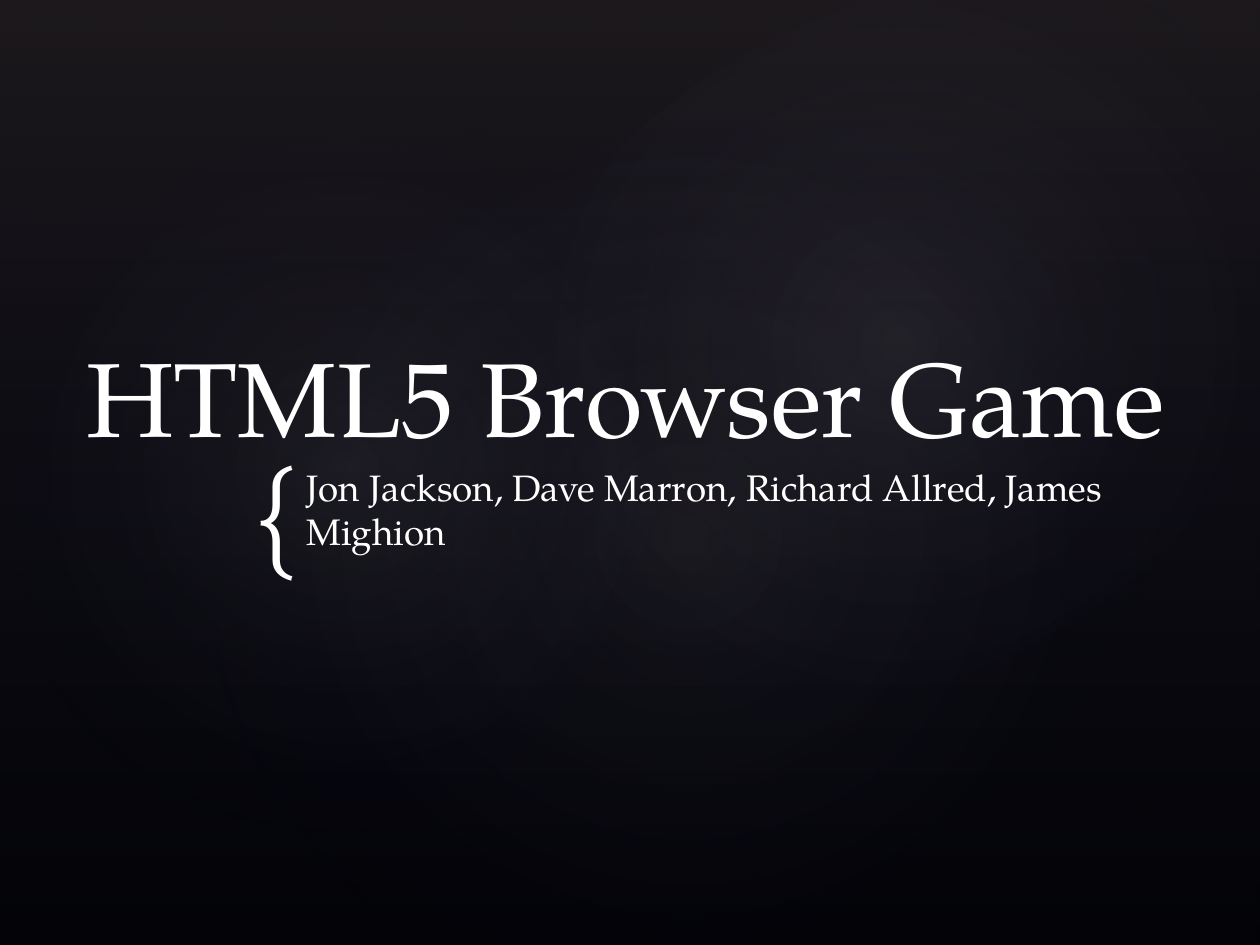
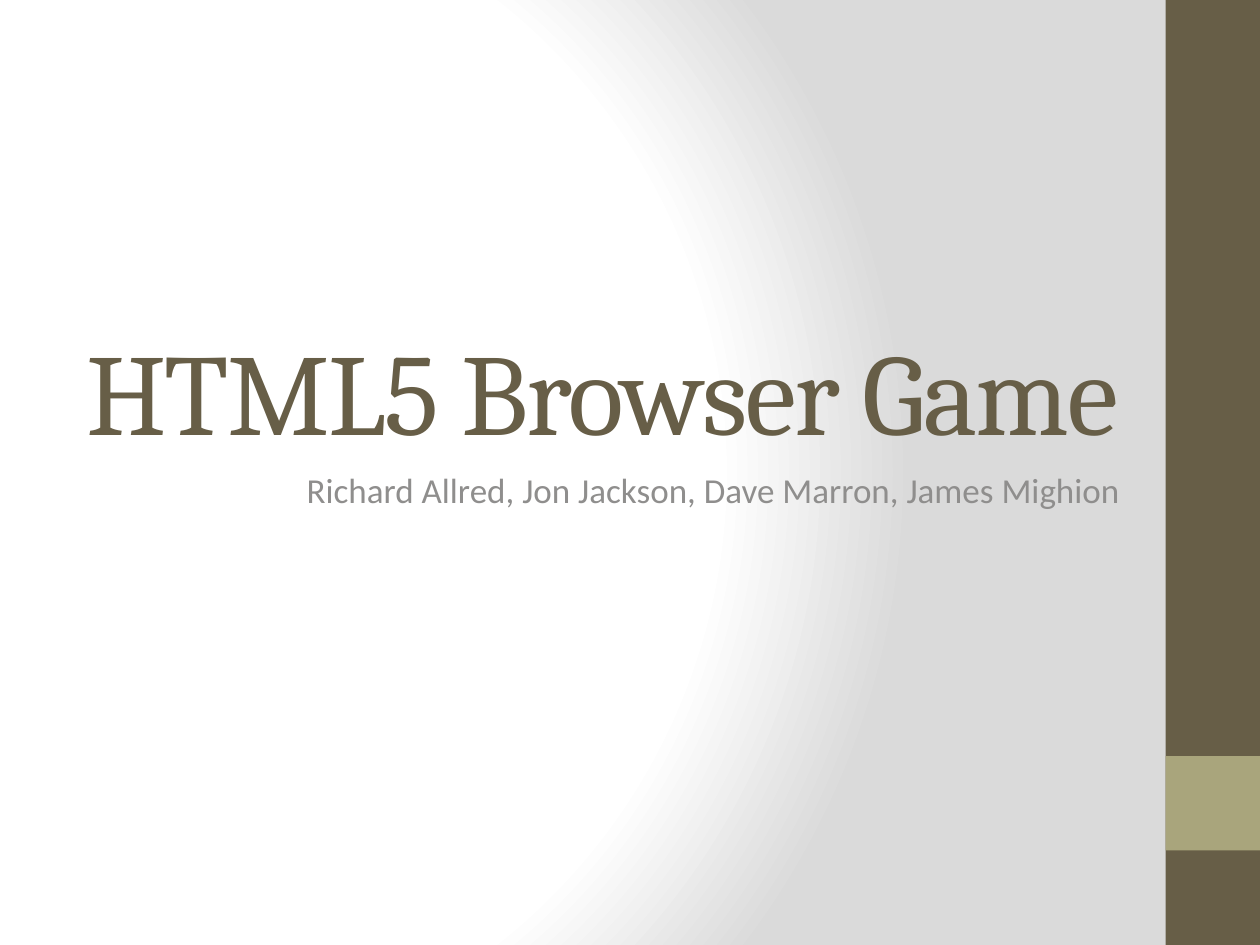
Before and after one commit to richardallred/523RPG, a slide deck: slide 1 of demo.pptx. Drawn at 1260x945 pixels with LibreOffice and Linux fonts; fonts in the diff are those of the drawing; background and template pictures are left out. Boxes give left, top, right and bottom in pixels: in the first picture for what was removed or moved away, otherwise in the second. Text is boxed around its words. In the diff, an @@ line names an element or a change of style, - is before the commit and + after.

Commit message:
changed theme

```diff
--- a/demo.pptx
+++ b/demo.pptx
@@ background picture (left out) to gradient #FFFFFF to #DADADA @@
@@ rectangle removed at (x1=0, y1=0, x2=1260, y2=945) @@
@@ ellipse removed at (x1=0, y1=0, x2=782, y2=945) @@
@@ ellipse removed at (x1=57, y1=0, x2=1260, y2=945) @@
@@ ellipse removed at (x1=346, y1=0, x2=1260, y2=856) @@
@@ rectangle added at (x1=1166, y1=0, x2=1260, y2=945), fill #675E47 @@
@@ title "HTML5 Browser Game" at (x1=86, y1=357, x2=1119, y2=436): size 60 to 66 pt, font TeX Gyre Pagella to Cambria, text colour #FFFFFF to #675E47, letter spacing 0 to -1 pt @@
@@ text removed at (x1=252, y1=436, x2=315, y2=578) @@
-{
@@ subtitle "Richard Allred, Jon Jackson, Dave ..." at (x1=307, y1=479, x2=1120, y2=509): vertical alignment middle to top @@
@@ subtitle at (x1=307, y1=479, x2=1120, y2=509): text changed; size 21 to 20 pt; font TeX Gyre Pagella to Calibri; text colour #FFFFFF to #8F8F8D @@
-Jon Jackson, Dave Marron, Richard Allred, James Mighion
+Richard Allred, Jon Jackson, Dave Marron, James Mighion
@@ rectangle added at (x1=1166, y1=756, x2=1260, y2=850), fill #A9A57C @@
```
Also in this commit, not shown: 5 other slides changed.
